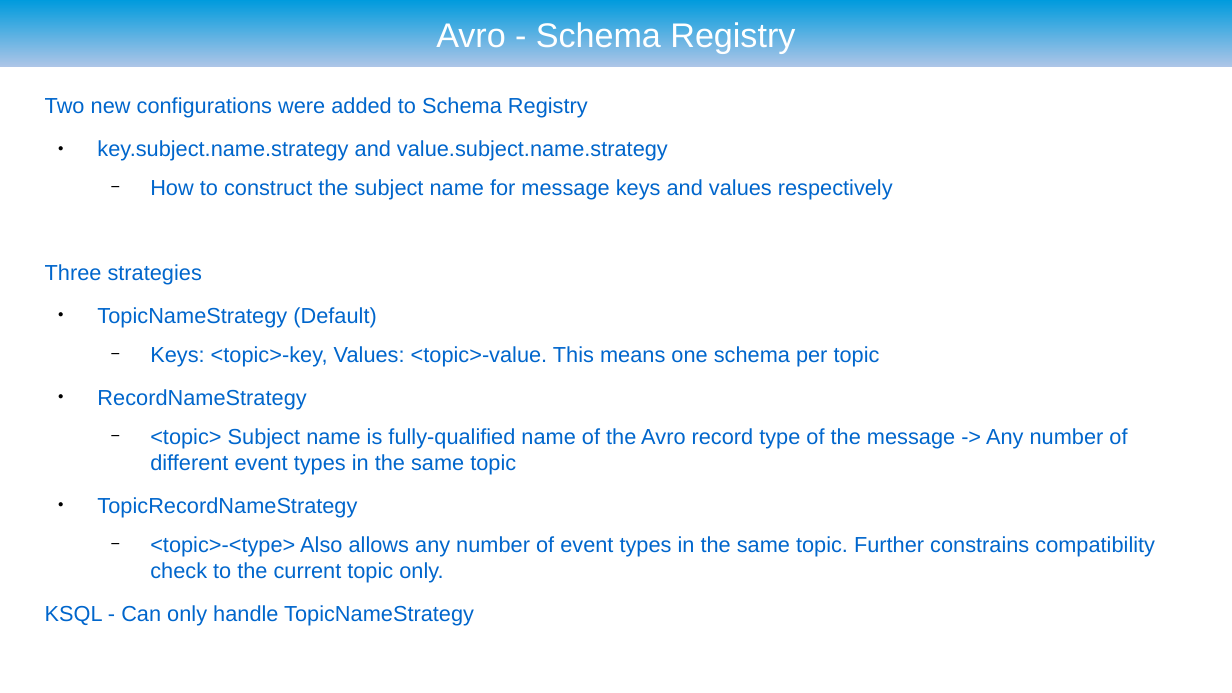
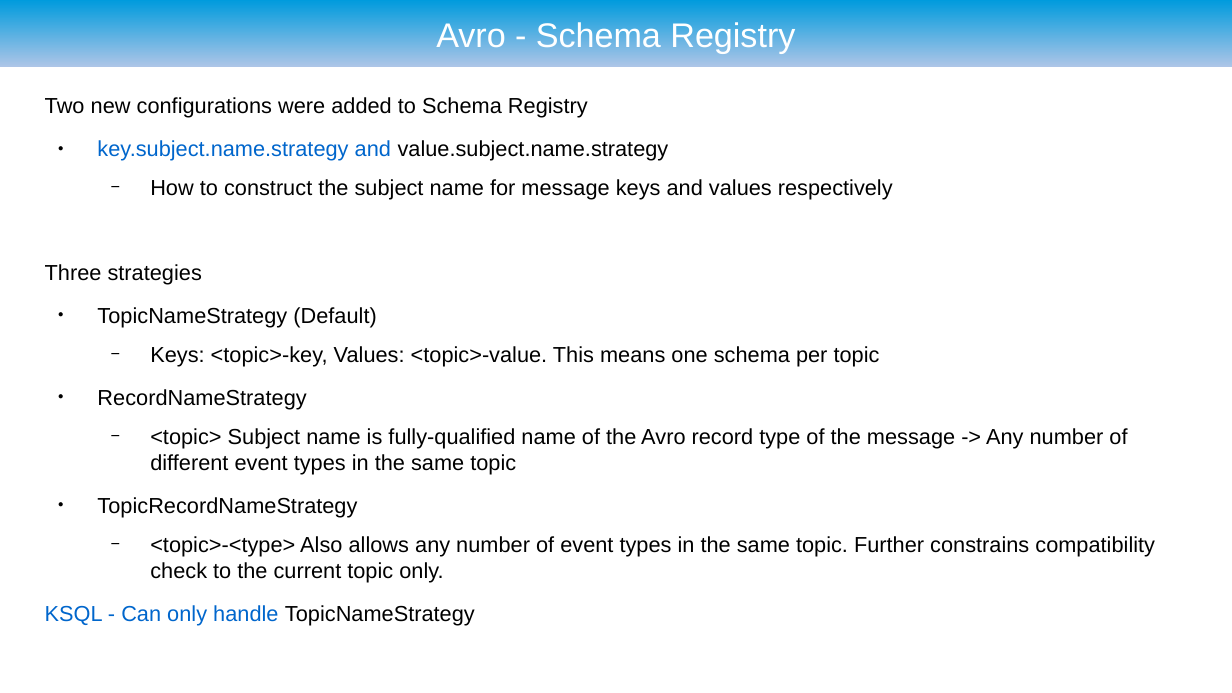
Before and after one commit to ryzlab/kafka-kompetensdag, a slide deck: slide 23 of doc/presentation.odp (slide 21 before the commit). Drawn at 1232x693 pixels with LibreOffice and Linux fonts; fonts in the diff are those of the drawing; background and template pictures are left out. Boxes give left, top, right and bottom in pixels: in the first picture for what was removed or moved away, otherwise in the second. Text is boxed around its words. In the diff, an @@ line names an element or a change of style, - is before the commit and + after.

```diff
--- a/doc/presentation.odp
+++ b/doc/presentation.odp
@@ text "Two new configurations were added ..." at (45, 97, 1155, 625): text colour #0066CC to #000000 @@
```
Also in this commit, not shown: 7 other slides changed, 5 slides added, 3 slides removed, 6 other files.
